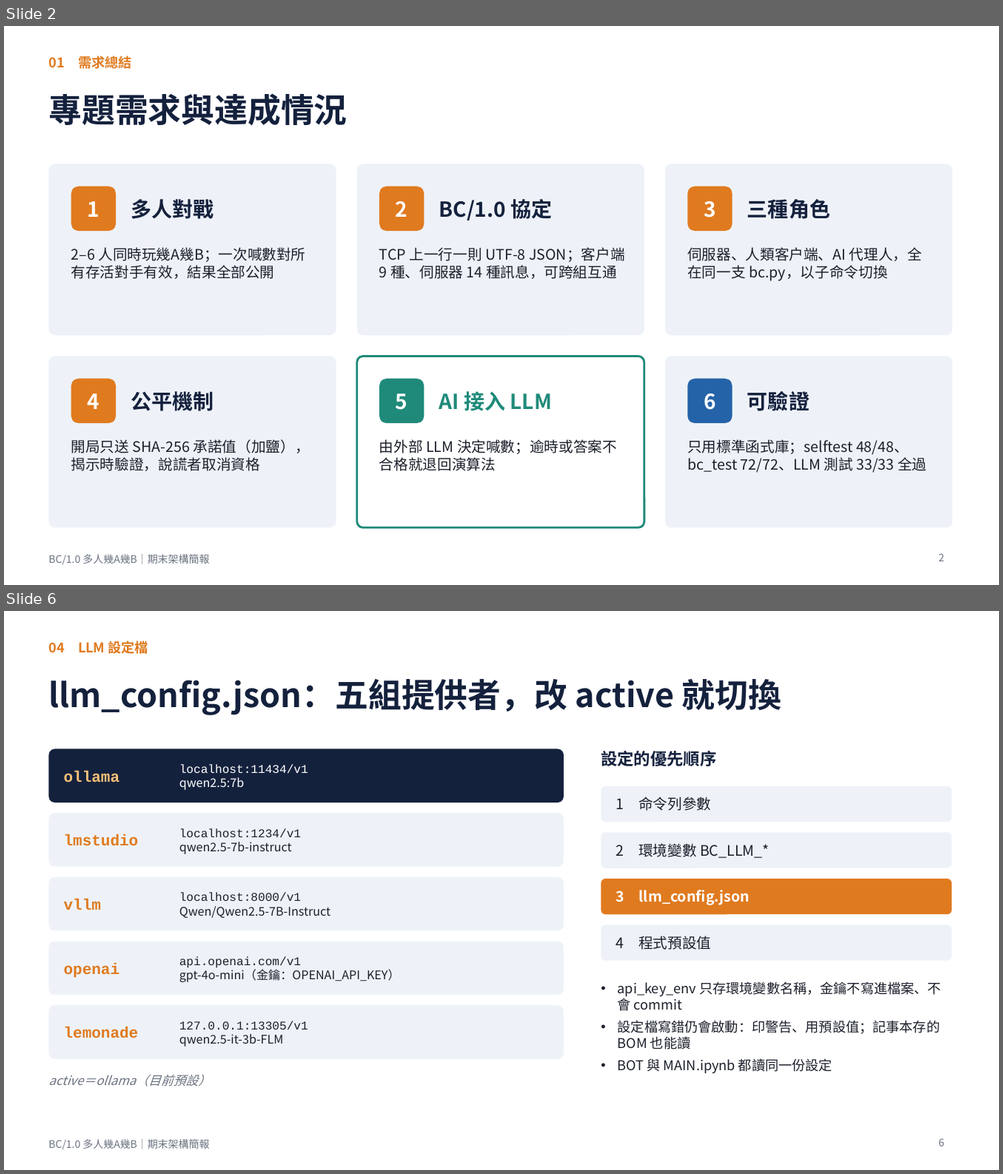
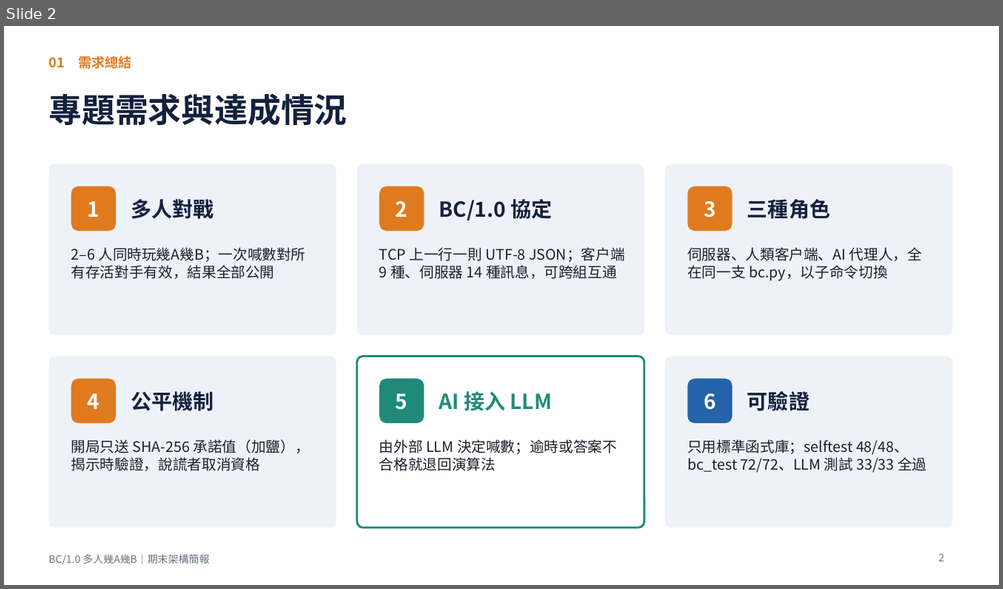
Before and after one commit to TAIWAN-ET/web_application2026_project, a slide deck: slides/期末架構簡報.pptx. Shown one above the other, each under a label of ours: slides 2 and 6 before the commit, slide 2 after it; the slides between them are not shown. The pictures are 1003x1174 and 1003x589 pixels, drawn with LibreOffice and Linux fonts; fonts in the diff are those of the drawing. Boxes give left, top, right and bottom in pixels: in the first picture for what was removed or moved away, otherwise in the second. Text is boxed around its words. In the diff, an @@ line names an element or a change of style, - is before the commit and + after.

```diff
--- a/slides/期末架構簡報.pptx
+++ b/slides/期末架構簡報.pptx
@@ slide 6 removed at <box>4,611,999,1170</box>, background #FFFFFF; not listed: 1 template element that a slide beside it also shows @@
@@ text removed at <box>48,641,148,654</box> @@
-04 LLM 設定檔
@@ title removed at <box>48,679,781,715</box> @@
-llm_config.json：五組提供者，改 active 就切換
@@ rounded rectangle removed at <box>48,749,563,803</box> @@
@@ text removed at <box>179,764,308,790</box> @@
-localhost:11434/v1
-qwen2.5:7b
@@ text removed at <box>600,751,716,766</box> @@
-設定的優先順序
@@ text removed at <box>64,771,120,782</box> @@
-ollama
@@ rounded rectangle removed at <box>601,786,951,822</box> @@
@@ text removed at <box>616,797,711,811</box> @@
-1 命令列參數
@@ rounded rectangle removed at <box>48,813,563,867</box> @@
@@ text removed at <box>179,829,301,854</box> @@
-localhost:1234/v1
-qwen2.5-7b-instruct
@@ rounded rectangle removed at <box>601,832,951,869</box> @@
@@ text removed at <box>64,834,139,846</box> @@
-lmstudio
@@ text removed at <box>616,843,769,858</box> @@
-2 環境變數 BC_LLM_*
@@ rounded rectangle removed at <box>48,877,563,931</box> @@
@@ text removed at <box>64,899,101,910</box> @@
-vllm
@@ text removed at <box>179,893,330,918</box> @@
-localhost:8000/v1
-Qwen/Qwen2.5-7B-Instruct
@@ rounded rectangle removed at <box>601,879,951,914</box> @@
@@ text removed at <box>616,890,750,906</box> @@
-3 llm_config.json
@@ rounded rectangle removed at <box>48,942,563,995</box> @@
@@ rounded rectangle removed at <box>601,925,951,961</box> @@
@@ text removed at <box>616,936,711,950</box> @@
-4 程式預設值
@@ text removed at <box>64,963,120,978</box> @@
-openai
@@ text removed at <box>179,957,400,982</box> @@
-api.openai.com/v1
-gpt-4o-mini（金鑰：OPENAI_API_KEY）
@@ text removed at <box>617,982,941,1074</box> @@
-• api_key_env 只存環境變數名稱，金鑰不寫進檔案、不會 commit
-• 設定檔寫錯仍會啟動：印警告、用預設值；記事本存的 BOM 也能讀
-• BOT 與 MAIN.ipynb 都讀同一份設定
@@ rounded rectangle removed at <box>48,1005,563,1059</box> @@
@@ text removed at <box>64,1027,139,1038</box> @@
-lemonade
@@ text removed at <box>179,1021,308,1047</box> @@
-127.0.0.1:13305/v1
-qwen2.5-it-3b-FLM
@@ text removed at <box>48,1075,210,1087</box> @@
-active＝ollama（目前預設）
@@ page number removed at <box>938,1139,944,1147</box> @@
-6
```
Also in this commit, not shown: 4 slides changed, 4 slides added, 2 other slides removed, 2 other files.
